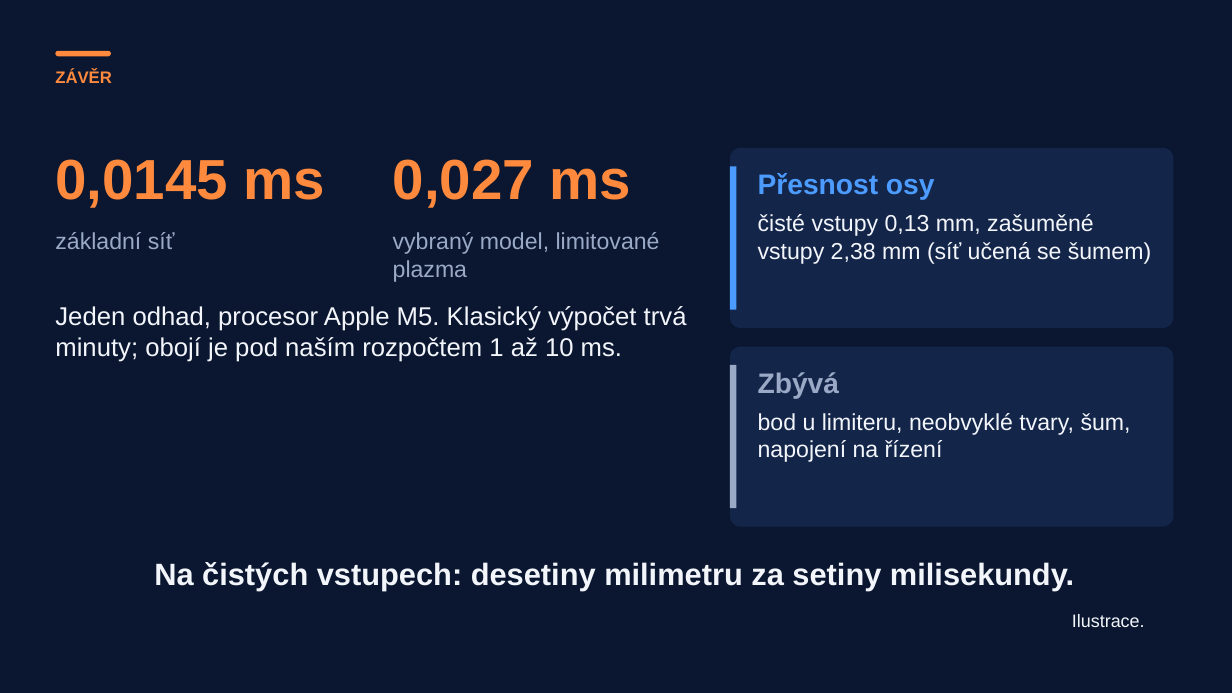
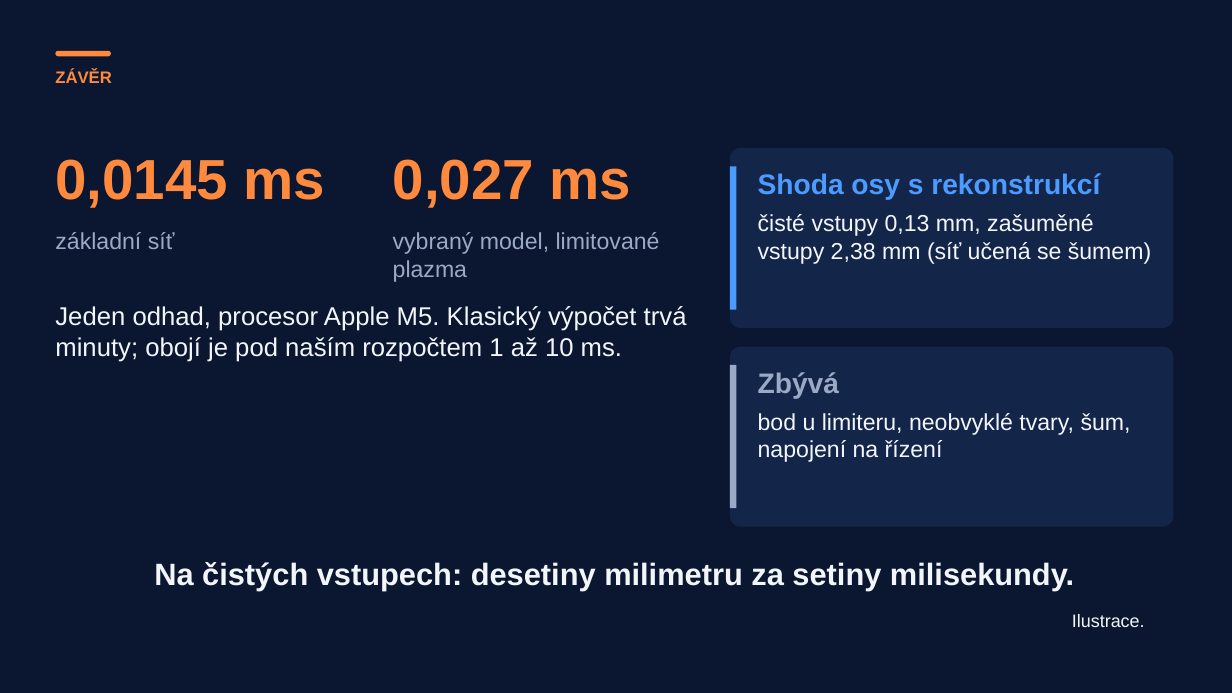
Before and after one commit to mschiller890/hackathon, a slide deck: slide 14 of presentation/deck/slides.pptx. Drawn at 1232x693 pixels with LibreOffice and Linux fonts; fonts in the diff are those of the drawing; background and template pictures are left out. Boxes give left, top, right and bottom in pixels: in the first picture for what was removed or moved away, otherwise in the second. Text is boxed around its words. In the diff, an @@ line names an element or a change of style, - is before the commit and + after.

```diff
--- a/presentation/deck/slides.pptx
+++ b/presentation/deck/slides.pptx
@@ text at (x1=758, y1=173, x2=1100, y2=200): text changed @@
-Přesnost osy
+Shoda osy s rekonstrukcí
```
Also in this commit, not shown: 2 other slides changed, 1 other file.
